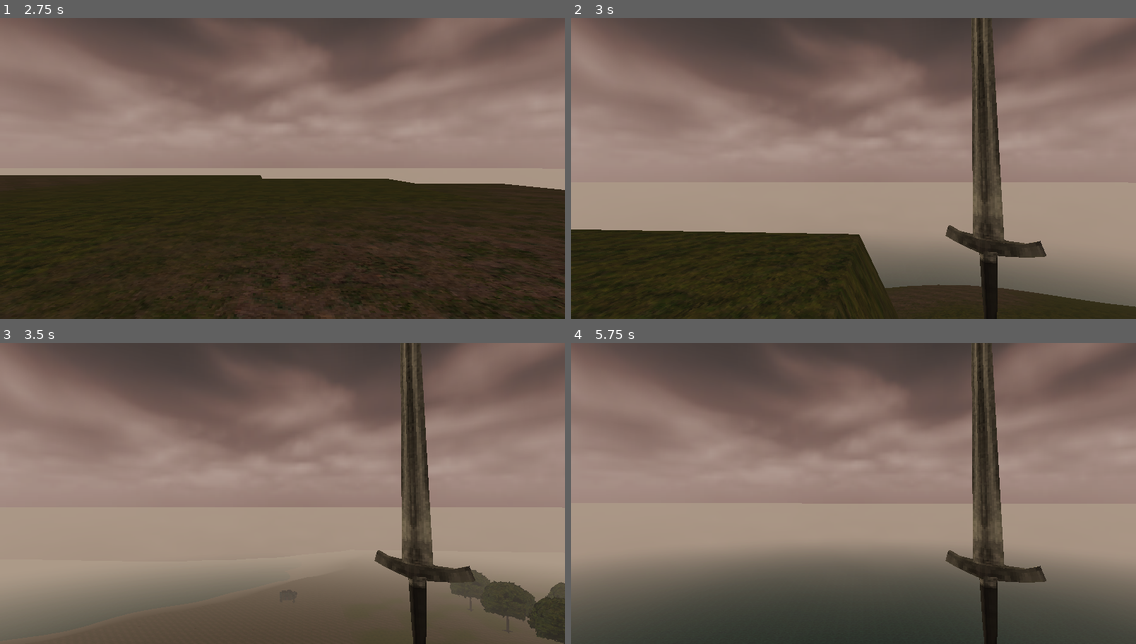
Above: before the commit, frames 1-4 (two rows, left to right).
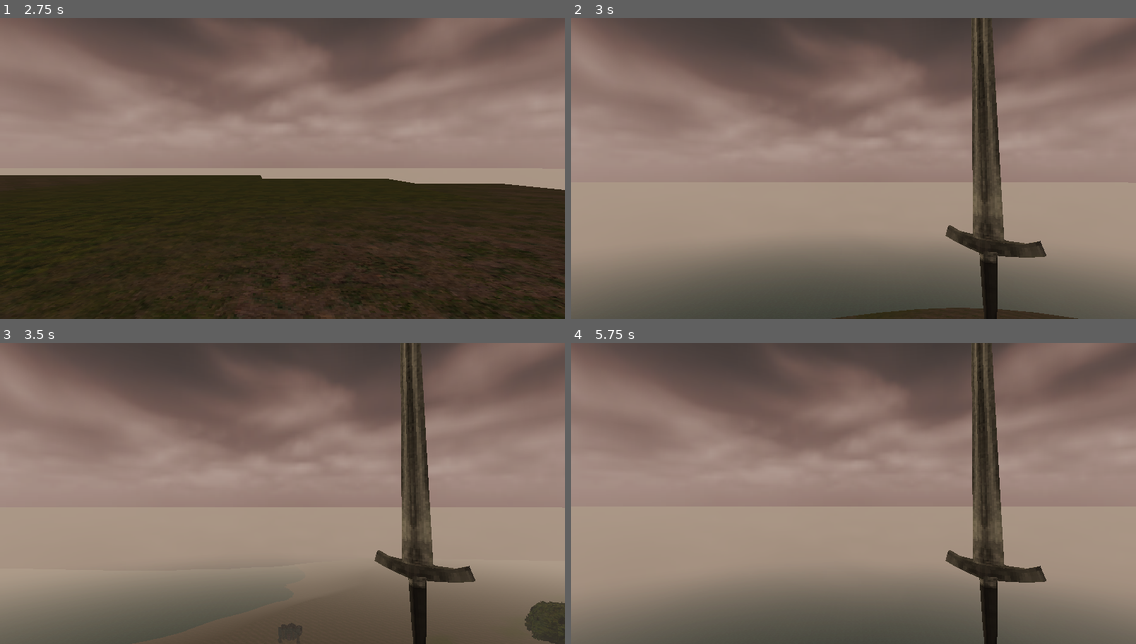
Above: after the commit, the same moments.

Repository: itaden1/webRPG
Game: Godot game, scene res://Scenes/GUI/logo_splash/logo_splash.tscn
The game is run twice, just before and just after one commit, with the same random seed, the same clock (stepped at 60 frames per second) and the same inputs.
Inputs (mouse positions are in pixels of both pictures, inside the frame that each line leads up to):
- Up to frame 1 (2.75 s): tap Enter (ui_accept) at 0.5, 0.77 s; move the mouse to (406, 153) at 0.52 s; press the mouse at (406, 153) at 0.53 s; hold D 0.53-1.25 s; release the mouse at (406, 153) at 1.25 s; click (305, 168) at 1.27 s; type "12" at 1.35 s; click "Start" at 2 s
- Up to frame 2 (3 s): tap Enter (ui_accept) at 2.75 s; move the mouse to (825, 168) at 2.77 s; hold W from 2.78 s (still down); tap X (DrawSheathWeapon) at 2.85 s
- Up to frame 3 (3.5 s): keep holding W; tap Enter (ui_accept) at 3.02 s
- Up to frame 4 (5.75 s): move the mouse to (864, 487) at 3.52 s; hold F (Interact) 3.53-4.28 s; move the mouse to (847, 499) at 4.27 s; tap Tab (ToggleMouse) at 4.35 s; tap Enter (ui_accept) at 4.52, 5.27 s; move the mouse to (1023, 538) at 5.02 s; release W at 5.03 s; hold A from 5.03 s (still down); hold Space from 5.03 s (still down)

Frame 1 is identical in both runs. In frame 2, 18% of the frame differs, in the area x 0-100%, y 21-100%; in frame 3, 1.7%; in frame 4, 27%, in the area x 0-100%, y 11-100%.

Commit message:
add location identification per chunk

Diff:
--- a/Scenes/Dungeons/Test/DungeonGenerator.gd
+++ b/Scenes/Dungeons/Test/DungeonGenerator.gd
@@ -88,13 +88,13 @@
 	var grid: Dictionary = {}
 	for x in range(0, params.width):
 		for y in range(0, params.height):
-			grid[_as_key(Vector2(x,y))] = Constants.TILE_TYPES.BLOCKED #0
+			grid[Utilities.vec_as_key(Vector2(x,y))] = Constants.TILE_TYPES.BLOCKED #0
 
 	var all_leaves = bpt.get_leaf_nodes(tree, tree.keys()[0])
 	for l in all_leaves:
 		for x in range(l.position.x, l.end.x):
 			for y in range(l.position.y, l.end.y):
-				grid[_as_key(Vector2(x,y))] = Constants.TILE_TYPES.OPEN #1
+				grid[Utilities.vec_as_key(Vector2(x,y))] = Constants.TILE_TYPES.OPEN #1
 
 	for l in all_leaves:
 		var corridor_grid = make_corridors(tree, l, {})
@@ -105,13 +105,13 @@
 	var exit_vec: Vector2
 	var possible_exits := []
 	for n in grid.keys():
-		var vec = _key_as_vec(n)
+		var vec = Utilities.key_as_vec(n)
 		if vec.x == 0 or vec.y == 0:
 			if grid[n] == Constants.TILE_TYPES.OPEN:
 				possible_exits.append(vec)
 
 	exit_vec = possible_exits[Rng.get_random_range(0, possible_exits.size()-1)]
-	grid[_as_key(exit_vec)] = Constants.TILE_TYPES.EXIT# 2
+	grid[Utilities.vec_as_key(exit_vec)] = Constants.TILE_TYPES.EXIT# 2
 
 	entrance = dungeon_portal.instance()
 	add_child(entrance)
@@ -147,8 +147,8 @@
 	var amount_of_enemies = Rng.get_random_range(7, 20)
 	for i in range(amount_of_enemies):
 		var enemy_spawn_point = spawn_scene.instance()
-		enemy_spawn_point.transform.origin.x = _key_as_vec(grid_keys[i]).x * offset
-		enemy_spawn_point.transform.origin.z = _key_as_vec(grid_keys[i]).y * offset
+		enemy_spawn_point.transform.origin.x = Utilities.key_as_vec(grid_keys[i]).x * offset
+		enemy_spawn_point.transform.origin.z = Utilities.key_as_vec(grid_keys[i]).y * offset
 		enemy_spawn_point.transform.origin.y = dungeon_world_location_y
 
 		enemy_spawn_point.dungeon = self
@@ -177,13 +177,13 @@
 				if s.position.y == l.end.y:
 					# s is below l
 					for y in range(l_center.y, s_center.y):
-						grid[_as_key(Vector2(s_center.x, y))] = 1
+						grid[Utilities.vec_as_key(Vector2(s_center.x, y))] = 1
 					corridor_built = true
 					break
 				else:
 					# s is above l
 					for y in range(s_center.y, l_center.y):
-						grid[_as_key(Vector2(s_center.x, y))] = 1
+						grid[Utilities.vec_as_key(Vector2(s_center.x, y))] = 1
 					corridor_built = true
 					break
 			elif s.position.y == l.position.y:
@@ -191,26 +191,18 @@
 				if s.position.x == l.end.x:
 					# s is to the right of l
 					for x in range(l_center.x, s_center.x):
-						grid[_as_key(Vector2(x, s_center.y))] = 1
+						grid[Utilities.vec_as_key(Vector2(x, s_center.y))] = 1
 					corridor_built = true
 					break
 				else:
 					# s is to the left of  l
 					for x in range(s_center.x, l_center.x):
-						grid[_as_key(Vector2(x, s_center.y))] = 1
+						grid[Utilities.vec_as_key(Vector2(x, s_center.y))] = 1
 					corridor_built = true
 					break
 		if corridor_built:
 			break
 	return make_corridors(tree, parent, grid)
-
-
-func _as_key(vector: Vector2):
-	return str(int(vector.x), ",", int(vector.y))
-
-func _key_as_vec(key: String):
-	var parts = key.split(",")
-	return Vector2(parts[0], parts[1])
 
 func get_block(mask: int, style: String, level: int) -> Dictionary:
 	var level_style = themes[style]
@@ -231,7 +223,7 @@
 
 	for r in grid.keys():
 		if grid[r] == 1:
-			var vec = _key_as_vec(r)
+			var vec = Utilities.key_as_vec(r)
 			var f_block = floor_block.instance()
 			f_block.transform.origin.x = vec.x * offset
 			f_block.transform.origin.z = vec.y * offset
--- a/Scenes/NatureObjects/DEBUG/ForbiddenPlacement.tscn
+++ b/Scenes/NatureObjects/DEBUG/ForbiddenPlacement.tscn
@@ -10,6 +10,6 @@
 [node name="Spatial" type="Spatial"]
 transform = Transform( 1, 0, 0, 0, 100, 0, 0, 0, 1, 0, 0, 0 )
 
-[node name="Spatial" type="MeshInstance" parent="."]
+[node name="MeshInstance" type="MeshInstance" parent="."]
 transform = Transform( 1, 0, 0, 0, 1, 0, 0, 0, 1, 0, 5.06751, 0 )
 mesh = SubResource( 1 )
--- a/Scenes/TestNewGen.gd
+++ b/Scenes/TestNewGen.gd
@@ -15,7 +15,8 @@
 	WorldData.generate_world()
 	var world = WorldData.world
 
-	for chunk in world.chunks:
+	for k in world.chunks.keys():
+		var chunk = world.chunks[k]
 		var plane_mesh := PlaneMesh.new()
 		plane_mesh.subdivide_depth = 50
 		plane_mesh.subdivide_width = 50
@@ -27,9 +28,17 @@
 		mesh_inst.material_override.albedo_texture = load("res://Materials/Dirt_15-128x128.png")
 		add_child(mesh_inst)
 		mesh_inst.global_transform.origin = Vector3(chunk.position.x, 0, chunk.position.y)
-		if chunk.terrain_steepnes_score <= 150 and chunk.above_sea_level_score > 2:
+		for location in chunk.locations:
+			var colors = {
+				Constants.LOCATION_TYPES.CITY: Color.blue,
+				Constants.LOCATION_TYPES.TOWN: Color.aqua,
+				Constants.LOCATION_TYPES.VILLAGE: Color.brown
+			}
 			var sc = load("res://Scenes/NatureObjects/DEBUG/ForbiddenPlacement.tscn")
 			var inst = sc.instance()
+			var material = SpatialMaterial.new()
+			material.albedo_color = colors[location.type]
+			inst.get_node("MeshInstance").material_override = material
 			mesh_inst.add_child(inst)
 
 func apply_heights_to_mesh(
--- a/Scripts/Generators/TerrainDataGenerator.gd
+++ b/Scripts/Generators/TerrainDataGenerator.gd
@@ -67,13 +67,19 @@
 	precipitation_noise.period = data.precipitation_noise.period
 	precipitation_noise.persistence = data.precipitation_noise.persistence
 
+
+	# save chunks that are good for placing large cities on
+	var valid_city_chunks := []
+	var valid_town_chunks := []
+
 	# loop through each chunk of the world and create data
-	data.chunks = []
+	data.chunks = {}
 	for x in range(0, world_size.x, chunk_size.x):
 		for y in range(0, world_size.y, chunk_size.y):
 			var chunk_data = {}
 			chunk_data.position = Vector2(x,y)
 			chunk_data.mesh_data = []
+			chunk_data.locations = []
 
 			# create the mesh data, for now we just copy it to an array for easy re use
 			# but maybe just saving the mesh as is might be more optimal?
@@ -101,19 +107,77 @@
 				get_reshaped_elevation(x+chunk_size.x, y+chunk_size.y)
 			]
 			var above_sea_level_score = 0
-			var height_diff = 0
+			var terrain_steepnes_score = 0
 			for e in point_heights:
 				if e > modify_land_height(OCEAN_LEVEL) + 2:
 					above_sea_level_score += 1
 
-				var new_diff = abs(point_heights[0] - e)
-				if new_diff > height_diff:
-					height_diff = new_diff
+				var new_steepnes_score = abs(point_heights[0] - e)
+				if new_steepnes_score > terrain_steepnes_score:
+					terrain_steepnes_score = new_steepnes_score
 
 			chunk_data.above_sea_level_score = above_sea_level_score
-			chunk_data.terrain_steepnes_score = height_diff
-
-			data.chunks.append(chunk_data)
+			chunk_data.terrain_steepnes_score = terrain_steepnes_score
+
+			# check if its okay to place a large location here and add it to the list
+			if above_sea_level_score >= 2 and above_sea_level_score < 4 and terrain_steepnes_score < 100:
+				valid_city_chunks.append(chunk_data.position)
+
+			# check if its valid to place a town here and add it to the list
+			if above_sea_level_score >= 3 and terrain_steepnes_score < 150:
+				valid_town_chunks.append(chunk_data.position)
+
+			data.chunks[Utilities.vec_as_key(chunk_data.position)] = chunk_data
+
+	# generate large towns and cities
+	# Only one city per chunk
+	var max_cities := 3
+	var city_dist_from_other_city = chunk_size.x * 8
+	var cities := []
+	for v in valid_city_chunks:
+		var c = data.chunks[Utilities.vec_as_key(v)]
+		if cities.size() >= max_cities:
+			break
+		elif valid_city_chunks.has(c.position):
+			var dist_from_other_city = city_dist_from_other_city
+			for city in cities:
+				var distance = city.distance_to(c.position)
+				if distance < city_dist_from_other_city:
+					dist_from_other_city = distance
+					break
+			if dist_from_other_city >= city_dist_from_other_city:
+				c.locations = [{type=Constants.LOCATION_TYPES.CITY}]
+				cities.append(c.position)
+
+	# generate towns
+	var town_dist_from_other_city = chunk_size.x * 3
+	var max_towns := 10
+	for v in valid_town_chunks:
+		var c = data.chunks[Utilities.vec_as_key(v)]
+		if cities.size() >= max_towns + max_cities:
+			break
+		elif valid_town_chunks.has(c.position):
+			var dist_from_other_town = town_dist_from_other_city
+			for city in cities:
+				var distance = city.distance_to(c.position)
+				if distance < town_dist_from_other_city:
+					dist_from_other_town = distance
+					break
+			if dist_from_other_town >= town_dist_from_other_city:
+				c.locations = [{type=Constants.LOCATION_TYPES.TOWN}]
+				cities.append(c.position)
+
+	# find blocks that are inhabitable by small communities
+	# This includes farms / villages / monastaries / mines and other man made locations
+	var min_habitation_distance = chunk_size.x
+	for ck in data.chunks.keys():
+		var c = data.chunks[ck]
+		for city in cities:
+			var distance = city.distance_to(c.position)
+			if distance <= min_habitation_distance and distance > 0 and c.above_sea_level_score >= 4 and c.terrain_steepnes_score < 250:
+				# TODO more location types
+				c.locations = [{type=Constants.LOCATION_TYPES.VILLAGE}]
+
 
 	return data
 
@@ -135,5 +199,5 @@
 		#modify the exponent to have flatter lands above ocean level
 		var e = elevation - OCEAN_LEVEL
 
-		return modify_land_height(e) + modify_land_height(OCEAN_LEVEL) + 2
+		return modify_land_height(e) + modify_land_height(OCEAN_LEVEL) + 25
 	return modify_land_height(elevation)
--- a/Scripts/Singletons/Constants.gd
+++ b/Scripts/Singletons/Constants.gd
@@ -1,6 +1,11 @@
 extends Node
 
-
+enum LOCATION_TYPES {
+	CITY,
+	TOWN,
+	FARM,
+	VILLAGE,
+}
 enum HOUSE_TYPES {
 	COTTAGE,
 	EMPTY,
--- a/Scripts/Utilities.gd
+++ b/Scripts/Utilities.gd
@@ -110,3 +110,13 @@
 	var dt := MeshDataTool.new()
 	var _a = dt.create_from_surface(array_mesh, 0)
 	return dt
+
+
+# A lot of the generation queries dictionaries with vector2
+# These 2 functions facilitate transforming a vec2 into a string(key) and vice versa
+func vec_as_key(vector: Vector2):
+	return str(int(vector.x), ",", int(vector.y))
+
+func key_as_vec(key: String):
+	var parts = key.split(",")
+	return Vector2(parts[0], parts[1])
--- a/assets/simple_fpsplayer/Player.gd
+++ b/assets/simple_fpsplayer/Player.gd
@@ -8,8 +8,8 @@
 
 const GRAVITY =-32.8
 var vel = Vector3()
-const MAX_SPEED = 520
-const JUMP_SPEED = 28
+const MAX_SPEED = 720
+const JUMP_SPEED = 128
 const ACCEL = 8.5
 
 var dir = Vector3()
